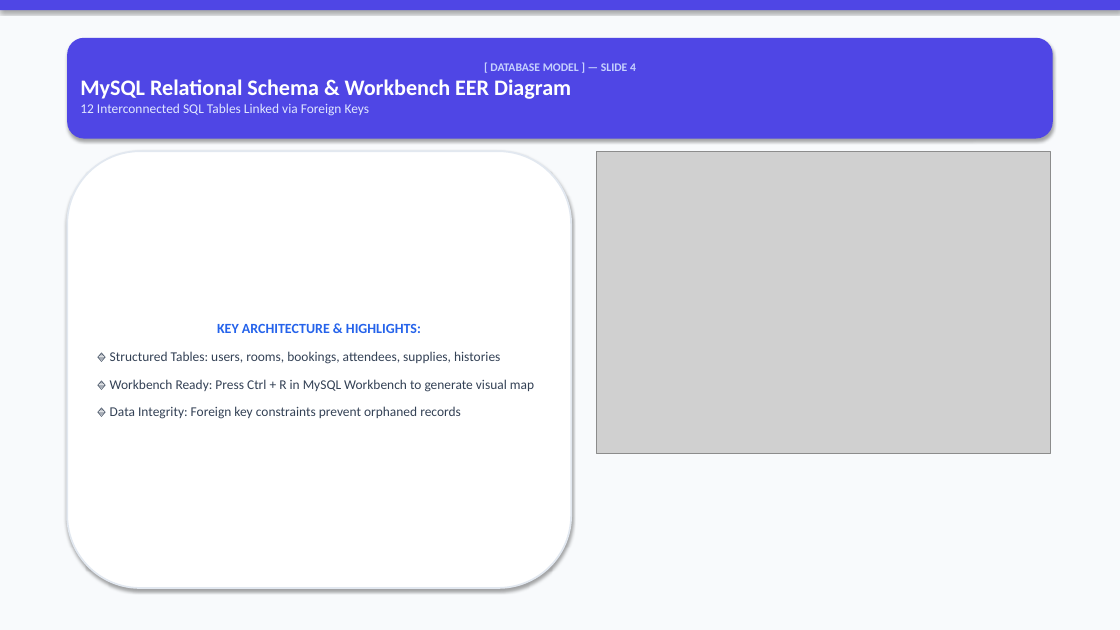
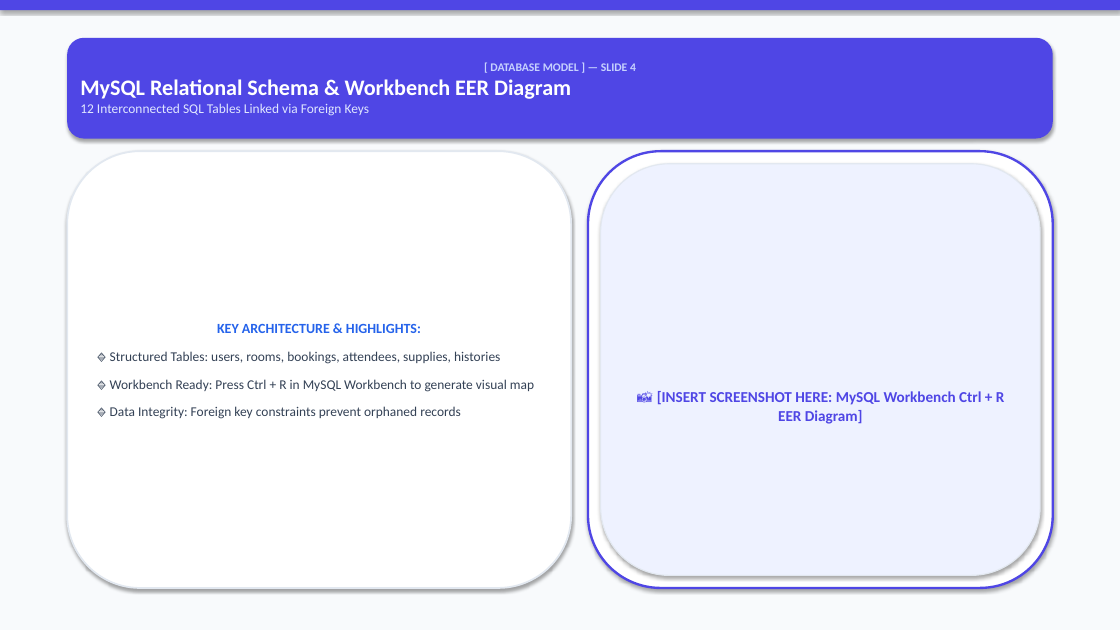
Before and after one commit to VishalMishraCSE/meeting-room-booking-system, a slide deck: slide 4 of document/PRESENTATION_DECK_SLIDES.pptx. Drawn at 1120x630 pixels with LibreOffice and Linux fonts; fonts in the diff are those of the drawing; grey boxes stand for pictures. Boxes give left, top, right and bottom in pixels: in the first picture for what was removed or moved away, otherwise in the second. Text is boxed around its words. In the diff, an @@ line names an element or a change of style, - is before the commit and + after.

Commit message:
docs: restore original presentation deck format with custom screenshot placeholder frame cards on every slide

```diff
--- a/document/PRESENTATION_DECK_SLIDES.pptx
+++ b/document/PRESENTATION_DECK_SLIDES.pptx
@@ rounded rectangle added at [588, 151, 1053, 588], fill #FFFFFF, outline #4F46E5 2 pt @@
@@ picture removed at [597, 151, 1050, 454] @@
@@ rounded rectangle added at [601, 164, 1040, 576], fill #EEF2FF, outline #E2E8F0 1 pt, 13 pt, text #4F46E5, bold @@
+📸 [INSERT SCREENSHOT HERE: MySQL Workbench Ctrl + R EER Diagram]
```
Also in this commit, not shown: 17 other slides changed.
